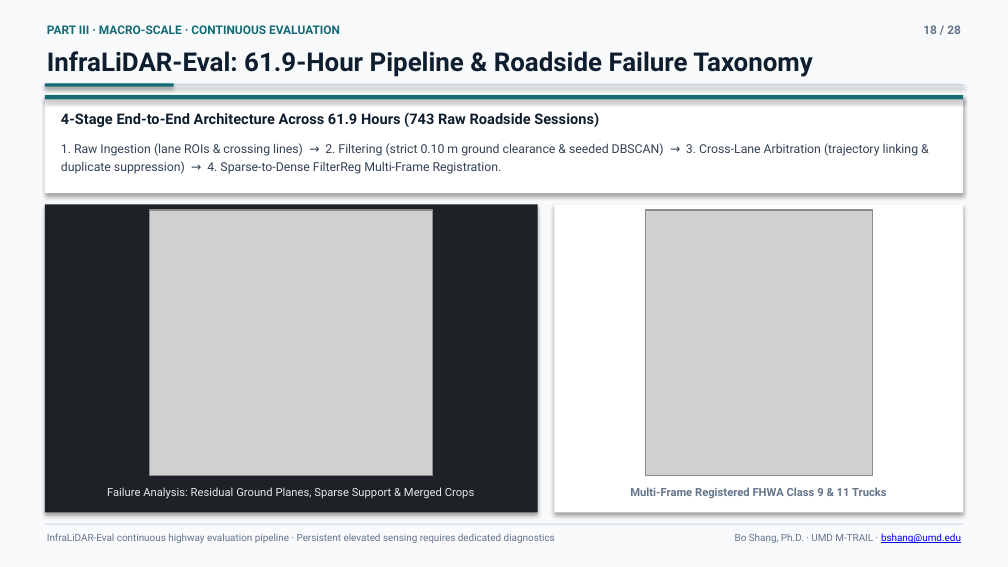
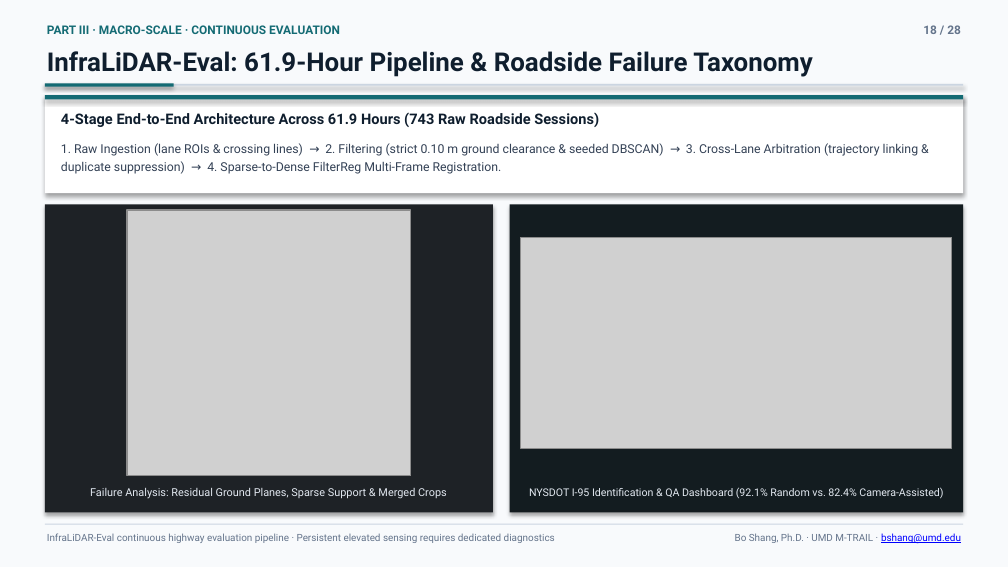
Before and after one commit to cnpcshangbo/cnpcshangbo.github.io, a slide deck: slide 18 of assets/slides/Bo_Shang_Research_Slides.pptx. Drawn at 1008x567 pixels with LibreOffice and Linux fonts; fonts in the diff are those of the drawing; grey boxes stand for pictures. Boxes give left, top, right and bottom in pixels: in the first picture for what was removed or moved away, otherwise in the second. Text is boxed around its words. In the diff, an @@ line names an element or a change of style, - is before the commit and + after.

Commit message:
Replace UC Irvine truck point-cloud crop with NYSDOT I-95 InfraLiDAR-Eval dashboard figure

```diff
--- a/assets/slides/Bo_Shang_Research_Slides.pptx
+++ b/assets/slides/Bo_Shang_Research_Slides.pptx
@@ rectangle: place and size @@
-rectangle at [44,205,537,513]
+rectangle at [44,205,492,513]
@@ rectangle: place and size @@
-rectangle at [554,205,964,513]
+rectangle at [510,205,964,513]
@@ rectangle at [510,205,964,513]: fill #FFFFFF to #131C20 @@
@@ picture: place and size @@
-picture at [149,210,432,476]
+picture at [127,210,410,476]
@@ picture: place and size @@
-picture at [645,210,873,476]
+picture at [521,238,953,449]
@@ text "Failure Analysis: Residual Ground Planes, ..." at [90,488,447,499]: size 8 to 7.8 pt @@
@@ text at [529,487,943,498]: text changed; size 8 to 7.6 pt; text colour #64748B to #E2E8F0; bold off @@
-Multi-Frame Registered FHWA Class 9 & 11 Trucks
+NYSDOT I-95 Identification & QA Dashboard (92.1% Random vs. 82.4% Camera-Assisted)
```
Also in this commit, not shown: 5 other files.
